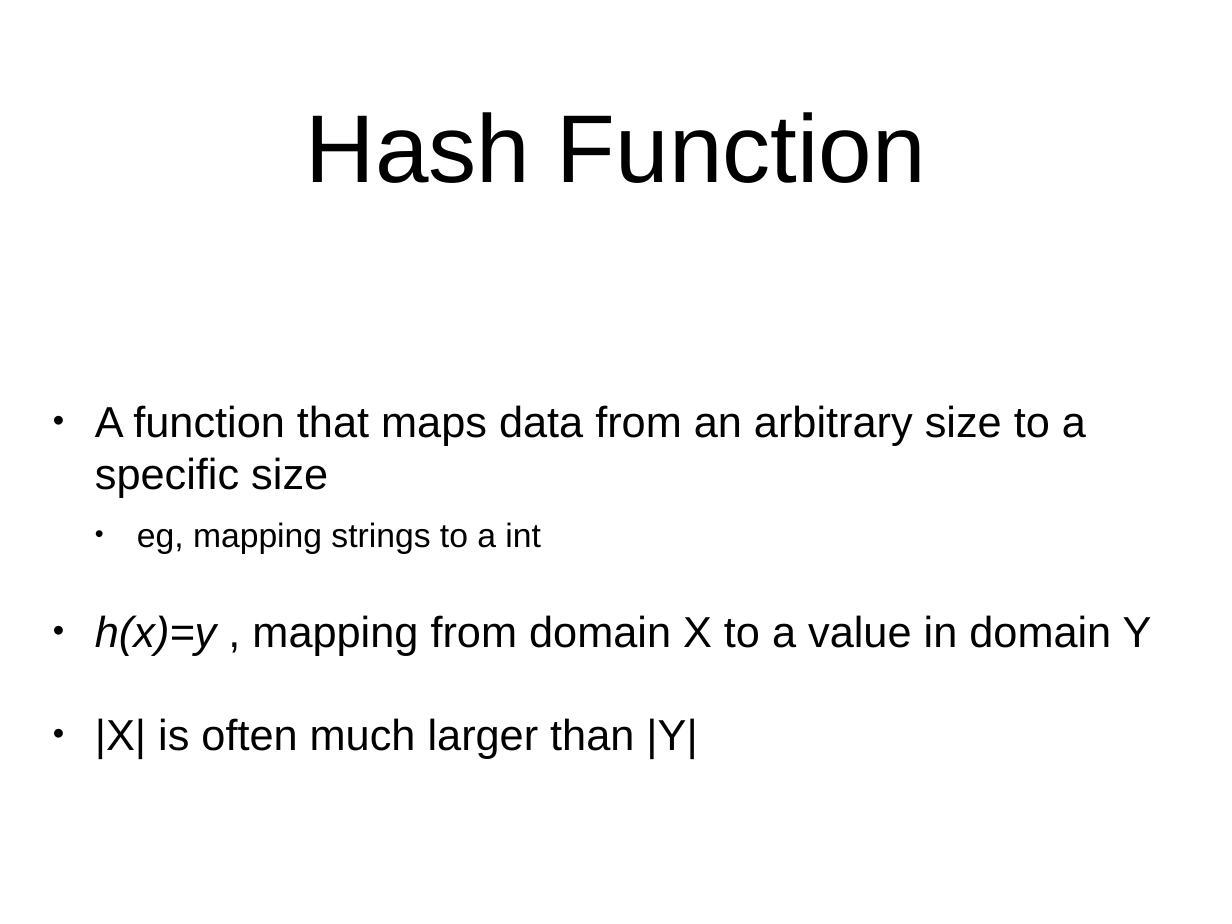
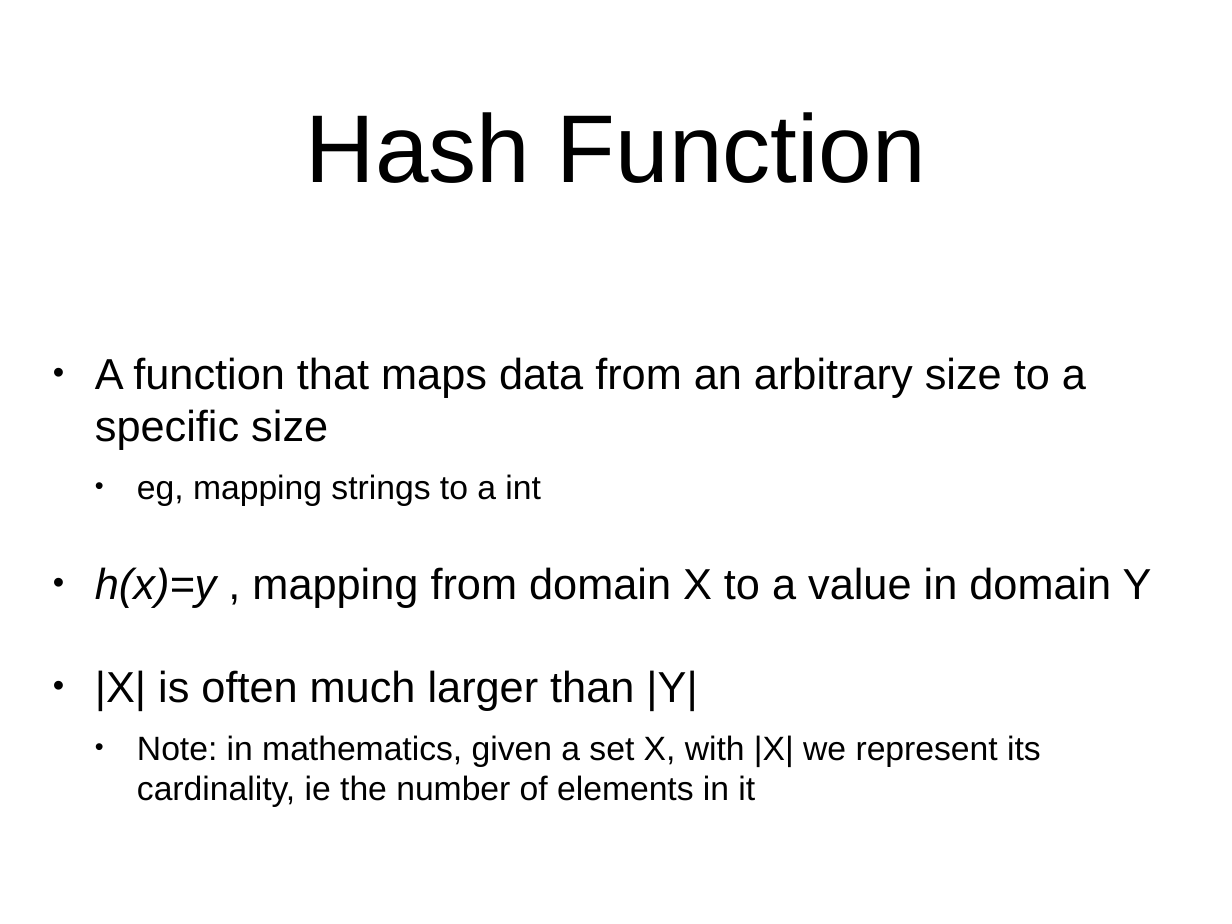
Before and after one commit to arcuri82/algorithms, a slide deck: slide 2 of docs/slides/06/06_hash_maps.pptx. Drawn at 1232x924 pixels with LibreOffice and Linux fonts; fonts in the diff are those of the drawing. Boxes give left, top, right and bottom in pixels: in the first picture for what was removed or moved away, otherwise in the second. Text is boxed around its words. In the diff, an @@ line names an element or a change of style, - is before the commit and + after.

```diff
--- a/docs/slides/06/06_hash_maps.pptx
+++ b/docs/slides/06/06_hash_maps.pptx
@@ text at (x1=137, y1=735, x2=1041, y2=807): paragraph added @@
+  • Note: in mathematics, given a set X, with |X| we represent its cardinality, ie the number of elements in it
```
Also in this commit, not shown: 4 other slides changed, 19 slides added, 9 other files.
